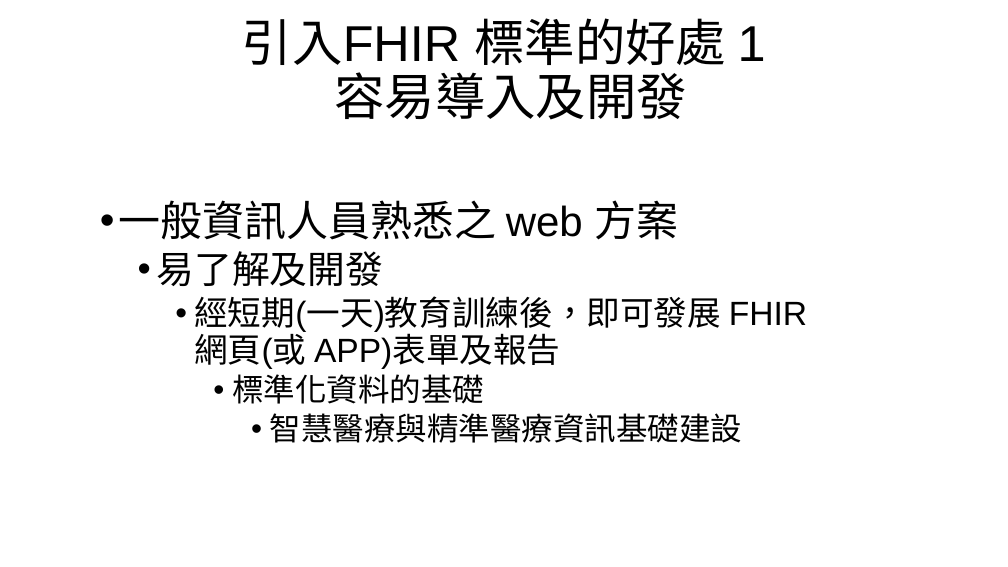
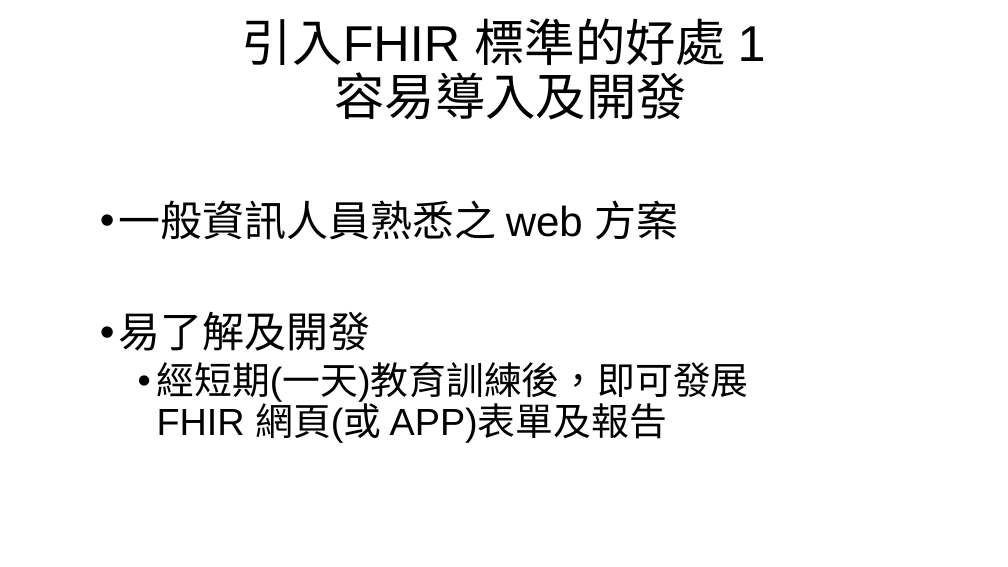
Before and after one commit to mos2718/FHIRspec, a slide deck: slide 13 of Spec/FHIR introduction.pptx. Drawn at 1008x567 pixels with LibreOffice and Linux fonts; fonts in the diff are those of the drawing. Boxes give left, top, right and bottom in pixels: in the first picture for what was removed or moved away, otherwise in the second. Text is boxed around its words. In the diff, an @@ line names an element or a change of style, - is before the commit and + after.

```diff
--- a/Spec/FHIR introduction.pptx
+++ b/Spec/FHIR introduction.pptx
@@ text at bbox=[119, 311, 749, 443]: size 36 to 40 pt in "易了解及開發"; size 32 to 36 pt in "經短期(一天)教育訓練後，即可發展 FHIR 網頁(或 APP)表單及報告"; list level 2 to 1 in "易了解及開發"; list level 3 to 2 in "經短期(一天)教育訓練後，即可發展 FHIR 網頁(或 APP)表單及報告" @@
@@ text at bbox=[232, 374, 742, 443]: paragraphs removed @@
-      • 標準化資料的基礎
-        • 智慧醫療與精準醫療資訊基礎建設
```
Also in this commit, not shown: 1 other slide changed, 2 slides added, 1 slide removed.
